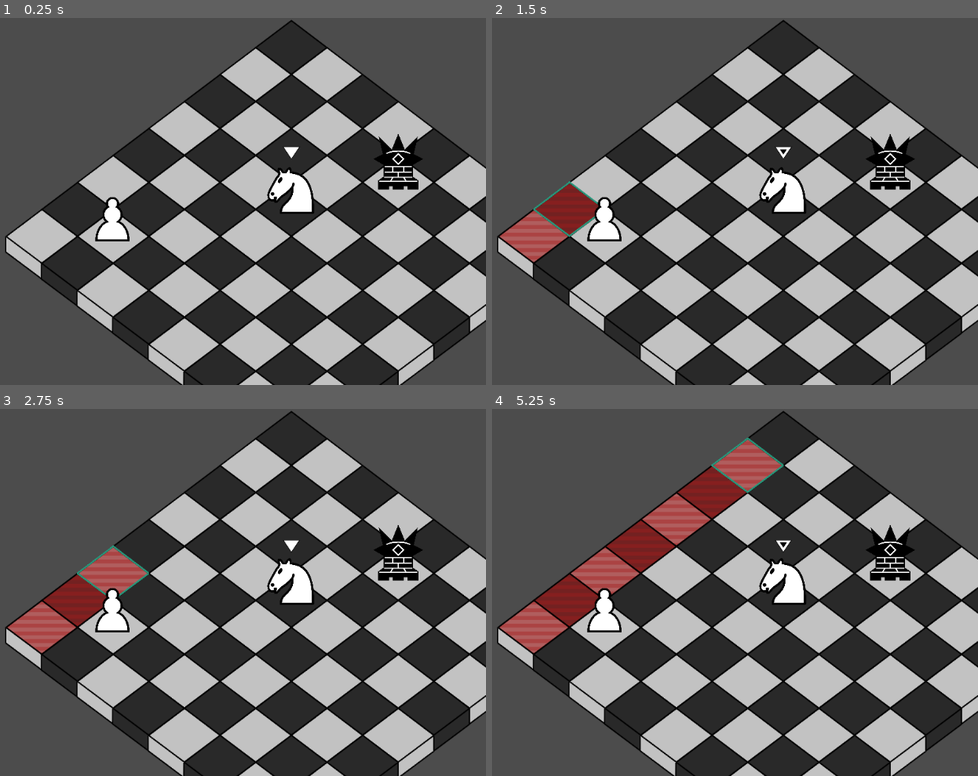
Above: before the commit, frames 1-4 (two rows, left to right).
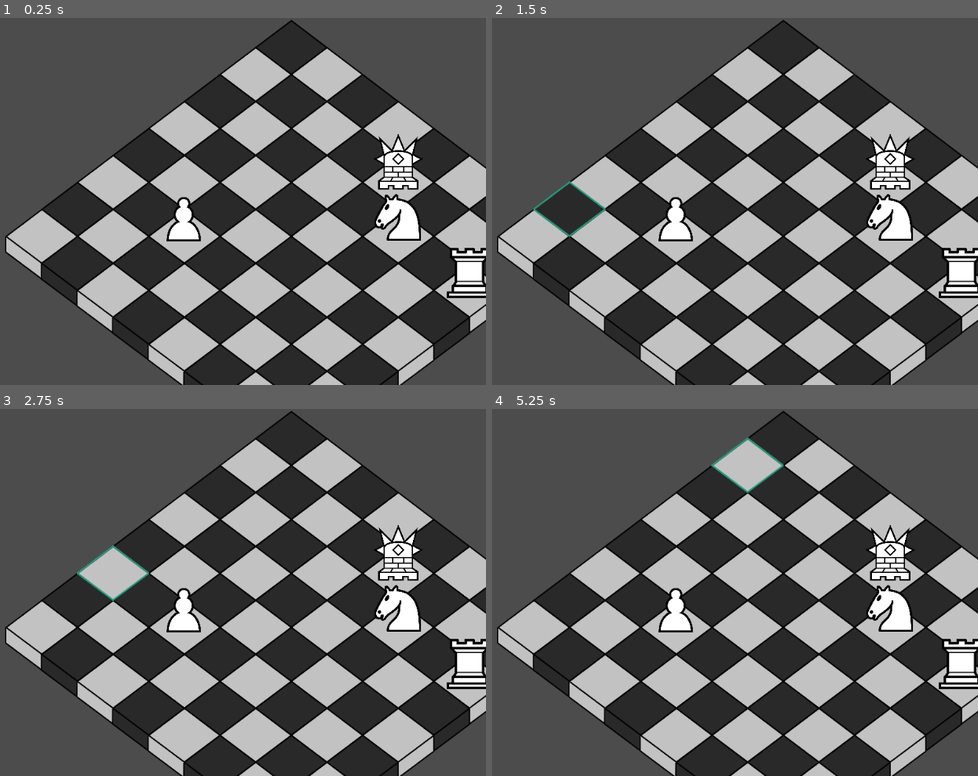
Above: after the commit, the same moments.

Repository: Trainzack/CS4700Final
Game: Godot game, scene res://scenes/Board.tscn
The game is run twice, just before and just after one commit, with the same random seed, the same clock (stepped at 60 frames per second) and the same inputs. The project has no main scene, so this scene is started directly.
Inputs (mouse positions are in pixels of both pictures, inside the frame that each line leads up to):
- Up to frame 1 (0.25 s): no input
- Up to frame 2 (1.5 s): move the mouse to (535, 245) at 0.52 s; click (535, 245) at 0.67 s; move the mouse to (569, 216) at 1.27 s; click (569, 216) at 1.42 s
- Up to frame 3 (2.75 s): move the mouse to (111, 581) at 2.02 s; click (111, 581) at 2.17 s
- Up to frame 4 (5.25 s): move the mouse to (642, 555) at 2.77 s; click (642, 555) at 2.92 s; move the mouse to (676, 526) at 3.52 s; click (676, 526) at 3.67 s; move the mouse to (710, 500) at 4.27 s; click (710, 500) at 4.42 s; move the mouse to (749, 475) at 5.02 s; click (749, 475) at 5.17 s

The runs differ from the first frame. In frame 1, 4.4% of the frame differs, in the area x 19-100%, y 32-77%; in frame 2, 6.4%; in frame 3, 7.4%; in frame 4, 11%, in the area x 1-100%, y 8-77%.

Commit message:
Added more units, added more board methods, began testing implementation of chess atoms for momement

Diff:
--- a/scenes/Board.gd
+++ b/scenes/Board.gd
@@ -1,10 +1,12 @@
 extends Node
 
+var unit_scene = preload("res://scenes/unit_scenes/Unit.tscn")
 var tile_scene = preload("res://scenes/Tile.tscn")
 var pawn_scene = preload("res://scenes/unit_scenes/Pawn.tscn")
 var mann_scene = preload("res://scenes/unit_scenes/Mann.tscn")
 var knight_scene = preload("res://scenes/unit_scenes/Knight.tscn")
 var bishop_scene = preload("res://scenes/unit_scenes/Bishop.tscn")
+var rook_scene = preload("res://scenes/unit_scenes/Rook.tscn")
 
 #offsets used to populate the board. Values come from testing different positions
 var starting_x = 300
@@ -13,23 +15,25 @@
 var iso_y_offset = 63*0.7
 var y3D_offset = -36*0.7
 var boardArray = []
+var unitArray = []
+var currentlyClicked
+var previouslyClicked = unit_scene.instance()
 
 func _ready():
 	create_board()
-	var pawn = pawn_scene.instance()
-	pawn.position = translate_grid_coordinate(1,1)
-	add_child(pawn)
+	populate_board()
 
 	var mann = mann_scene.instance()
-	mann.position = translate_grid_coordinate(4,6)
-	mann.set_black()
-	add_child(mann)
+	place_unit(mann,4,6)
+
+	var pawn = pawn_scene.instance()
+	place_unit(pawn,2,2)
+
+	var rook = rook_scene.instance()
+	place_unit(rook,7,5)
 
 	var knight = knight_scene.instance()
-	knight.position = translate_grid_coordinate(3,4)
-	knight.set_white()
-	knight.toggle_select()
-	add_child(knight)
+	place_unit(knight,5,5)
 
 #Positions the tiles of the board onto the screen
 #Also fills up the boardArray with tileArrays, creating a 2d array of tiles
@@ -54,26 +58,60 @@
 			tileArray.append(tileNode)
 		boardArray.append(tileArray)
 
+#Populates the board with invisible dummy units. Currently this is important to
+#be able to create an 8x8 array of units.
+func populate_board():
+	for i in range(0,8):
+		var tempUnitArray = []
+		for j in range(0,8):
+			var unit = unit_scene.instance()
+			unit.position = translate_grid_coordinate(i,j)
+			add_child(unit)
+			tempUnitArray.append(unit)
+		unitArray.append(tempUnitArray)
+
+#Place a unit on the board
+func place_unit(placed_unit, gridX, gridY):
+	placed_unit.position = translate_grid_coordinate(gridX,gridY)
+	add_child(placed_unit)
+	unitArray[gridX][gridY] = placed_unit
+
+#Deselects the previously selected unit and activates a different one.
 func on_click(gridX,gridY):
-	if boardArray[gridX][gridY].highlight_type == "attack":
-		boardArray[gridX][gridY].set_highlight("movement")
-	elif boardArray[gridX][gridY].highlight_type == "movement":
-		boardArray[gridX][gridY].set_highlight("none")
-	elif boardArray[gridX][gridY].highlight_type == "none":
-		boardArray[gridX][gridY].set_highlight("attack")
+	previouslyClicked.set_unselected()
+	currentlyClicked = unitArray[gridX][gridY]
+	previouslyClicked = currentlyClicked
+	currentlyClicked.print_info()
+	if currentlyClicked.get_type() != "abstract_unit":
+		currentlyClicked.set_selected()
+	if currentlyClicked.get_type() == "knight":
+		process_movement_atoms(currentlyClicked.get_movement_atoms(),gridX,gridY)
+
+func process_movement_atoms(movement_atoms, gridX, gridY):
+	for atom in movement_atoms:
+		var possible_positions = []
+		possible_positions.append(Vector2(gridX + atom.x, gridY + atom.y))
+		possible_positions.append(Vector2(gridX + atom.x, gridY - atom.y))
+		possible_positions.append(Vector2(gridX - atom.x, gridY + atom.y))
+		possible_positions.append(Vector2(gridX - atom.x, gridX - atom.y))
+		for tile_coordinate in possible_positions:
+			if tile_coordinate.x < 8 and tile_coordinate.y < 8:
+				boardArray[tile_coordinate.x][tile_coordinate.y].set_highlight("movement")
 
 #Change this to do something useful for when the mouse enters a tile
+#Currently highlights the currently moused over tile
 func process_mouse_enter(gridX,gridY):
-	print(gridX, " ", gridY, " entered")
-	print(translate_grid_coordinate(gridX,gridY))
+	#print(gridX, " ", gridY, " entered")
+	#print(translate_grid_coordinate(gridX,gridY))
 	boardArray[gridX][gridY].toggle_outline()
 
 #Change this to do something useful for when the mouse exits a tile
 func process_mouse_exit(gridX,gridY):
-	print(gridX, " ", gridY, " exited")
+	#print(gridX, " ", gridY, " exited")
 	boardArray[gridX][gridY].toggle_outline()
 
-#returns the actual coordinate
+#returns the actual coordinate that corresponds with a value in the 2D array of tiles.
 func translate_grid_coordinate(gridX,gridY):
 	return Vector2(starting_x + gridX * iso_x_offset + gridY * iso_x_offset, starting_y - gridY*iso_y_offset + gridX*iso_y_offset)
+
 #func _process(delta):
--- /dev/null
+++ b/scenes/unit_scenes/Commoner.tscn
@@ -0,0 +1,28 @@
+[gd_scene load_steps=5 format=2]
+
+[ext_resource path="res://scenes/unit_scenes/Unit.tscn" type="PackedScene" id=1]
+[ext_resource path="res://art/units/Commoner_Light.png" type="Texture" id=2]
+[ext_resource path="res://art/units/Commoner_Dark.png" type="Texture" id=3]
+
+[sub_resource type="SpriteFrames" id=1]
+
+animations = [ {
+"frames": [ ExtResource( 2 ) ],
+"loop": true,
+"name": "white",
+"speed": 5.0
+}, {
+"frames": [ ExtResource( 3 ) ],
+"loop": true,
+"name": "black",
+"speed": 5.0
+} ]
+
+[node name="Commoner" instance=ExtResource( 1 )]
+
+type = "abstract_unit"
+
+[node name="UnitSprite" parent="." index="0"]
+
+frames = SubResource( 1 )
+animation = "white"
--- /dev/null
+++ b/scenes/unit_scenes/Elephant.tscn
@@ -0,0 +1,29 @@
+[gd_scene load_steps=5 format=2]
+
+[ext_resource path="res://scenes/unit_scenes/Unit.tscn" type="PackedScene" id=1]
+[ext_resource path="res://art/units/Elephant_Light.png" type="Texture" id=2]
+[ext_resource path="res://art/units/Elephant_Dark.png" type="Texture" id=3]
+
+[sub_resource type="SpriteFrames" id=1]
+
+animations = [ {
+"frames": [ ExtResource( 2 ) ],
+"loop": true,
+"name": "white",
+"speed": 5.0
+}, {
+"frames": [ ExtResource( 3 ) ],
+"loop": true,
+"name": "black",
+"speed": 5.0
+} ]
+
+[node name="Elephant" instance=ExtResource( 1 )]
+
+health = 4
+type = "elephant"
+
+[node name="UnitSprite" parent="." index="0"]
+
+frames = SubResource( 1 )
+animation = "white"
--- /dev/null
+++ b/scenes/unit_scenes/Knight.gd
@@ -0,0 +1,21 @@
+extends "res://scenes/unit_scenes/Unit.gd"
+
+var movement_atoms = []
+var attack_atoms = []
+
+func _ready():
+	movement_atoms.append(Vector2(1,2))
+	movement_atoms.append(Vector2(2,1))
+	attack_atoms.append(Vector2(1,0))
+	pass
+
+func get_movement_atoms():
+	return movement_atoms
+
+func get_attack_atoms():
+	return attack_atoms
+
+#func _process(delta):
+#	# Called every frame. Delta is time since last frame.
+#	# Update game logic here.
+#	pass
--- a/scenes/unit_scenes/Knight.tscn
+++ b/scenes/unit_scenes/Knight.tscn
@@ -1,18 +1,19 @@
-[gd_scene load_steps=5 format=2]
+[gd_scene load_steps=6 format=2]
 
 [ext_resource path="res://scenes/unit_scenes/Unit.tscn" type="PackedScene" id=1]
-[ext_resource path="res://art/units/Knight_Light.png" type="Texture" id=2]
-[ext_resource path="res://art/units/Knight_Dark.png" type="Texture" id=3]
+[ext_resource path="res://scenes/unit_scenes/Knight.gd" type="Script" id=2]
+[ext_resource path="res://art/units/Knight_Light.png" type="Texture" id=3]
+[ext_resource path="res://art/units/Knight_Dark.png" type="Texture" id=4]
 
 [sub_resource type="SpriteFrames" id=1]
 
 animations = [ {
-"frames": [ ExtResource( 2 ) ],
+"frames": [ ExtResource( 3 ) ],
 "loop": true,
 "name": "white",
 "speed": 5.0
 }, {
-"frames": [ ExtResource( 3 ) ],
+"frames": [ ExtResource( 4 ) ],
 "loop": true,
 "name": "black",
 "speed": 5.0
@@ -20,6 +21,7 @@
 
 [node name="Knight" instance=ExtResource( 1 )]
 
+script = ExtResource( 2 )
 health = 3
 type = "knight"
 
--- /dev/null
+++ b/scenes/unit_scenes/Queen.tscn
@@ -0,0 +1,29 @@
+[gd_scene load_steps=5 format=2]
+
+[ext_resource path="res://scenes/unit_scenes/Unit.tscn" type="PackedScene" id=1]
+[ext_resource path="res://art/units/Queen_Light.png" type="Texture" id=2]
+[ext_resource path="res://art/units/Queen_Dark.png" type="Texture" id=3]
+
+[sub_resource type="SpriteFrames" id=1]
+
+animations = [ {
+"frames": [ ExtResource( 2 ) ],
+"loop": true,
+"name": "white",
+"speed": 5.0
+}, {
+"frames": [ ExtResource( 3 ) ],
+"loop": true,
+"name": "black",
+"speed": 5.0
+} ]
+
+[node name="Queen" instance=ExtResource( 1 )]
+
+health = 3
+type = "queen"
+
+[node name="UnitSprite" parent="." index="0"]
+
+frames = SubResource( 1 )
+animation = "white"
--- /dev/null
+++ b/scenes/unit_scenes/Unicorn.tscn
@@ -0,0 +1,29 @@
+[gd_scene load_steps=5 format=2]
+
+[ext_resource path="res://scenes/unit_scenes/Unit.tscn" type="PackedScene" id=1]
+[ext_resource path="res://art/units/Unicorn_Light.png" type="Texture" id=2]
+[ext_resource path="res://art/units/Unicorn_Dark.png" type="Texture" id=3]
+
+[sub_resource type="SpriteFrames" id=1]
+
+animations = [ {
+"frames": [ ExtResource( 2 ) ],
+"loop": true,
+"name": "white",
+"speed": 5.0
+}, {
+"frames": [ ExtResource( 3 ) ],
+"loop": true,
+"name": "black",
+"speed": 5.0
+} ]
+
+[node name="Unicorn" instance=ExtResource( 1 )]
+
+health = 3
+type = "unicorn"
+
+[node name="UnitSprite" parent="." index="0"]
+
+frames = SubResource( 1 )
+animation = "white"
--- a/scenes/unit_scenes/Unit.gd
+++ b/scenes/unit_scenes/Unit.gd
@@ -1,7 +1,7 @@
 extends Area2D
 export var health = 0
 var equipmentList = []
-export var type = ""
+export var type = "abstract_unit"
 
 #onready var highlight = get_node("UnitSprite").get_node("Highlight")
 onready var selector_icon = $SelectorIcon
@@ -20,12 +20,15 @@
 func set_black():
 	$UnitSprite.animation = "black"
 
-func toggle_select():
-	if $SelectorIcon.animation == "selected":
-		$SelectorIcon.animation = "unselected"
-	else:
-		$SelectorIcon.animation = "selected"
+func set_unselected():
+	$SelectorIcon.animation = "unselected"
+
+func set_selected():
+	$SelectorIcon.animation = "selected"
 	$SelectorIcon.play()
+
+func get_type():
+	return type
 
 func print_info():
 	print($UnitSprite.animation," ", type, " with health of ", health)
--- a/scenes/unit_scenes/Unit.tscn
+++ b/scenes/unit_scenes/Unit.tscn
@@ -25,7 +25,7 @@
 custom_solver_bias = 0.0
 extents = Vector2( 10, 10 )
 
-[node name="Unit" type="Area2D" index="0"]
+[node name="Unit" type="Area2D"]
 
 scale = Vector2( 0.5, 0.5 )
 input_pickable = true
@@ -38,7 +38,7 @@
 script = ExtResource( 1 )
 _sections_unfolded = [ "Transform" ]
 health = 0
-type = ""
+type = "abstract_unit"
 
 [node name="UnitSprite" type="AnimatedSprite" parent="." index="0"]
 
Not shown: 2 places in scenes/unit_scenes/Unit.tscn that only renumber resources
